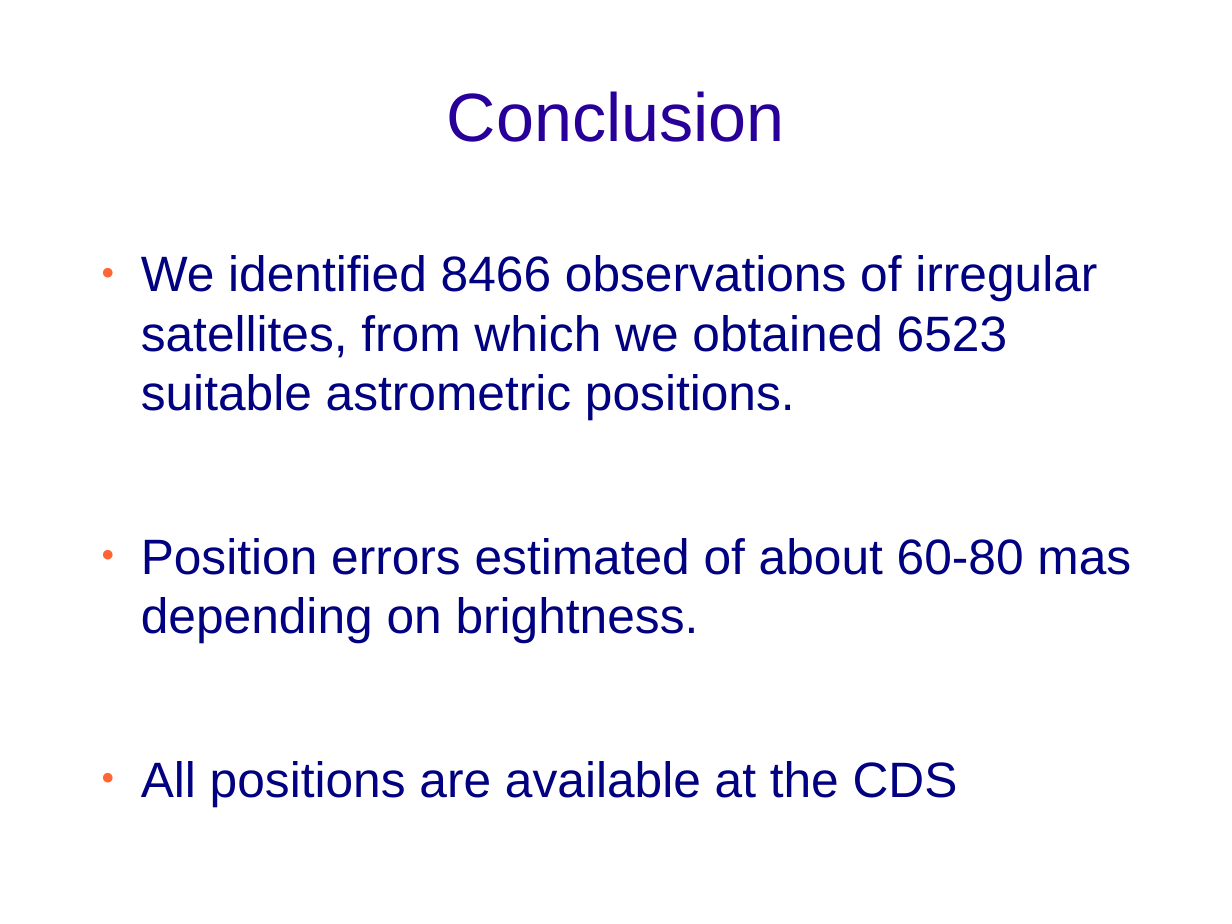
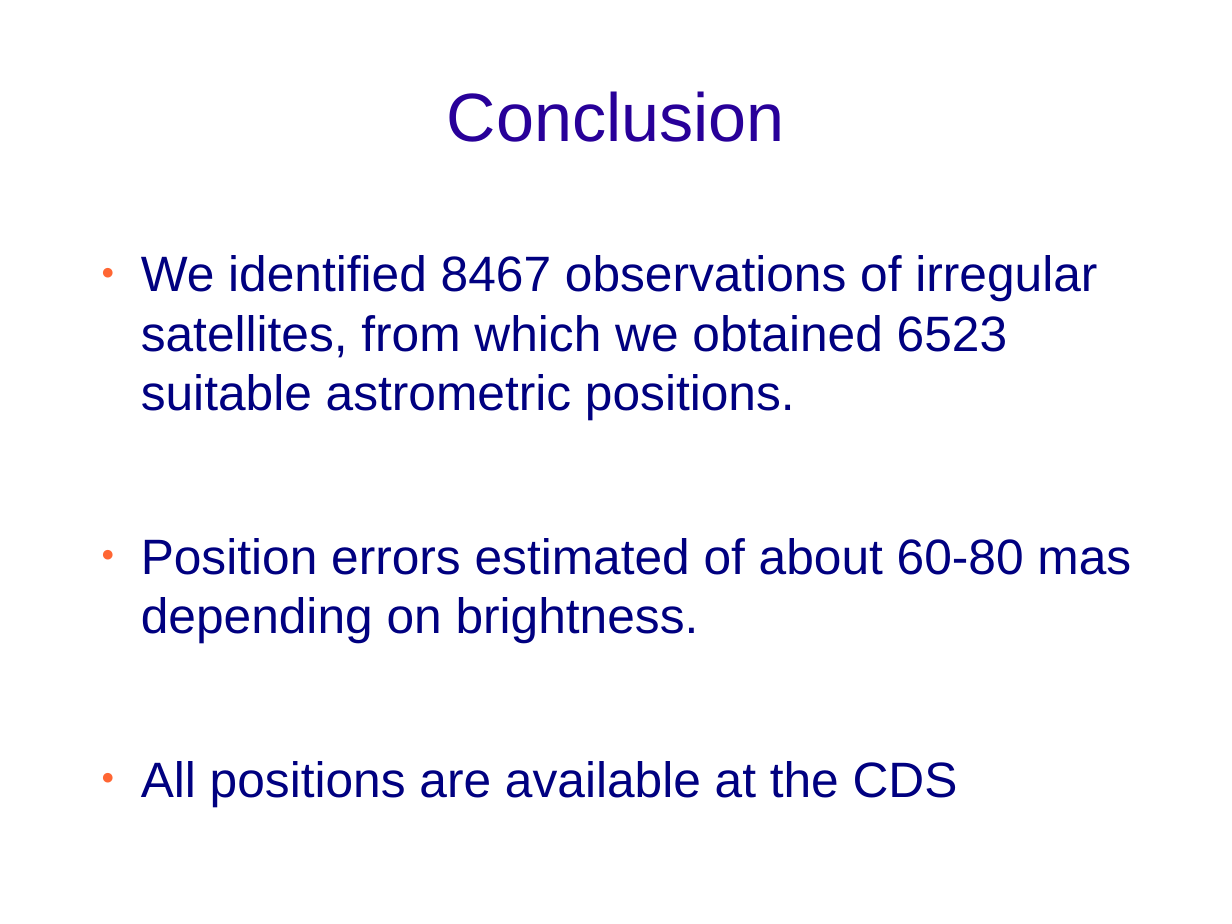
Before and after one commit to altairgomes/Latex, a slide deck: slide 13 of Poster-Apresentação/ENCELADE2016.odp. Drawn at 1232x924 pixels with LibreOffice and Linux fonts; fonts in the diff are those of the drawing; background and template pictures are left out. Boxes give left, top, right and bottom in pixels: in the first picture for what was removed or moved away, otherwise in the second. Text is boxed around its words. In the diff, an @@ line names an element or a change of style, - is before the commit and + after.

```diff
--- a/Poster-Apresentação/ENCELADE2016.odp
+++ b/Poster-Apresentação/ENCELADE2016.odp
@@ text at (141, 255, 1097, 420): text changed @@
-● We identified 8466 observations of irregular satellites, from which we obtained 6523 suitable astrometric positions.
+● We identified 8467 observations of irregular satellites, from which we obtained 6523 suitable astrometric positions.
```
Also in this commit, not shown: 1 other slide changed.
